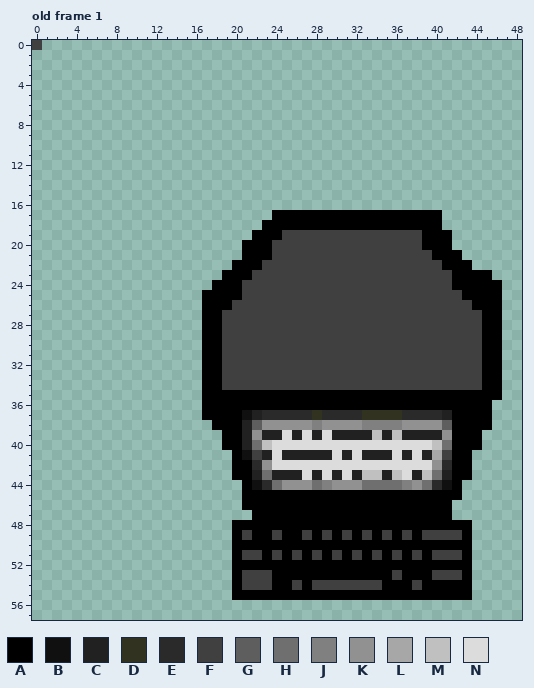
Pixel-art file, stored at img/computer.ase. Above, as it was before the edit.
64x64 pixels, 10 frames. Colours within 5 levels of each other are drawn and written as one. Shown: old frame 1: x 0..48, y 0..57. The commit also changed other frames, which this record leaves out.
Palette (. is transparent): A #000000  B #101010  C #212121  D #323221  E #2a2a2a  F #404040  G #5e5e5e  H #6f6f6f  J #808080  K #919191  L #a7a7a7  M #c0c0c0  N #dcdcdc
Pixels before, old frame 1 (only the part around the change), first column x 17:
27 AAFFFFFFFFFFFFFFFFFFFFFFFFFFAA.
28 AAFFFFFFFFFFFFFFFFFFFFFFFFFFAA.
29 AAFFFFFFFFFFFFFFFFFFFFFFFFFFAA.
30 AAFFFFFFFFFFFFFFFFFFFFFFFFFFAA.
31 AAFFFFFFFFFFFFFFFFFFFFFFFFFFAA.
32 AAFFFFFFFFFFFFFFFFFFFFFFFFFFAA.
33 AAFFFFFFFFFFFFFFFFFFFFFFFFFFAA.
34 AAFFFFFFFFFFFFFFFFFFFFFFFFFFAA.
35 AAAAAAAAAAAAAAAAAAAAAAAAAAAAAA.
36 AAAAAAAAAAAAAAAAAAAAAAAAAAAAA..
37 AAAABCEEEEEDEEEEDDDDEEEECAAAA..
38 .AAACGKKKKKJKKKKJJJJKKKKGAAAA..
39 ..AACKCCNCNCNCCCCMCMCCCCKAAA...
40 ..AACHMNNNNNNNNNNNNNNNNMHAAA...
41 ...ABFCNCCCCCNCNCCCNCNCLFAA....
42 ...AAEKNNNNNNNNNNNNNNNNKEAA....
43 ...AACHCCCNCNCNCMMCMNCMHCAA....
44 ....ABEHKKKHJKKKHHHHJKHEBA.....
45 ....AAAAAAAAAAAAAAAAAAAAAA.....
46 ....AAAAAAAAAAAAAAAAAAAAA......
47 .....AAAAAAAAAAAAAAAAAAAA......
48 ...AAAAAAAAAAAAAAAAAAAAAAAA....
49 ...AFAAFAAFAFAFAFAFAFAFFFFA....
50 ...AAAAAAAAAAAAAAAAAAAAAAAA....
51 ...AFFAFAFAFAFAFAFAFAFAFFFA....
52 ...AAAAAAAAAAAAAAAAAAAAAAAA....
53 ...AFFFAAAAAAAAAAAAFAAAFFFA....
54 ...AFFFAAFAFFFFFFFAAAFAAAAA....
55 ...AAAAAAAAAAAAAAAAAAAAAAAA....
56 ...............................
57 ...............................
Once edited:
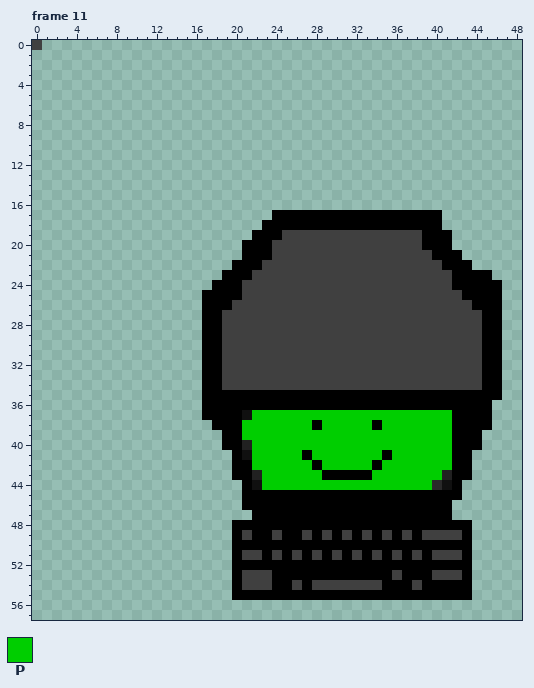
Colours new in this view: P #00ce00
A new or re-ordered frame is compared with the old frame closest to it.
The exact change:
{"change": "frames 10 -> 13"}
{"where": "frame 11 is new; against old frame 1"}
{"frame":11,"y":37,"x":22,"old":"CEEEEEDEEEEDDDDEEEEC","new":"PPPPPPPPPPPPPPPPPPPP"}
{"frame":11,"y":38,"x":21,"old":"CGKKKKKJKKKKJJJJKKKKG","new":"PPPPPPPAPPPPPAPPPPPPP"}
{"frame":11,"y":39,"x":21,"old":"CKCCNCNCNCCCCMCMCCCCK","new":"PPPPPPPPPPPPPPPPPPPPP"}
{"frame":11,"y":40,"x":22,"old":"HMNNNNNNNNNNNNNNNNMH","new":"PPPPPPPPPPPPPPPPPPPP"}
{"frame":11,"y":41,"x":22,"old":"FCNCCCCCNCNCCCNCNCLF","new":"PPPPPAPPPPPPPAPPPPPP"}
{"frame":11,"y":42,"x":22,"old":"EKNNNNNNNNNNNNNNNNKE","new":"PPPPPPAPPPPPAPPPPPPP"}
{"frame":11,"y":43,"x":23,"old":"HCCCNCNCNCMMCMNCMH","new":"PPPPPPAAAAAPPPPPPP"}
{"frame":11,"y":44,"x":23,"old":"EHKKKHJKKKHHHHJKH","new":"PPPPPPPPPPPPPPPPP"}
